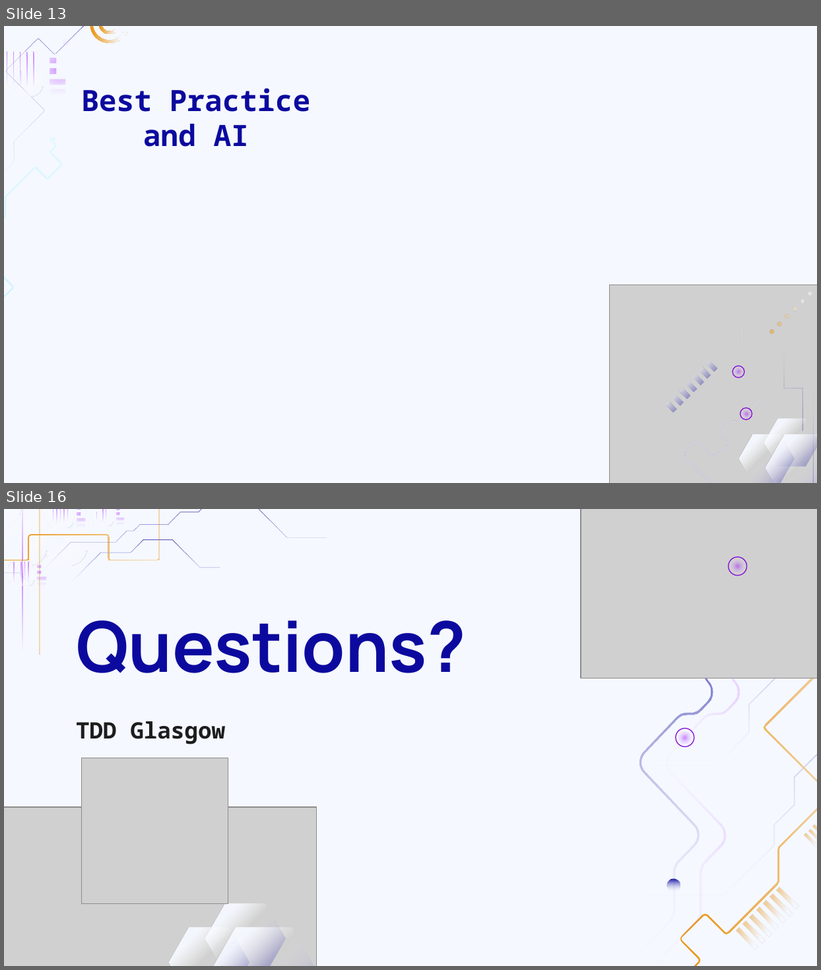
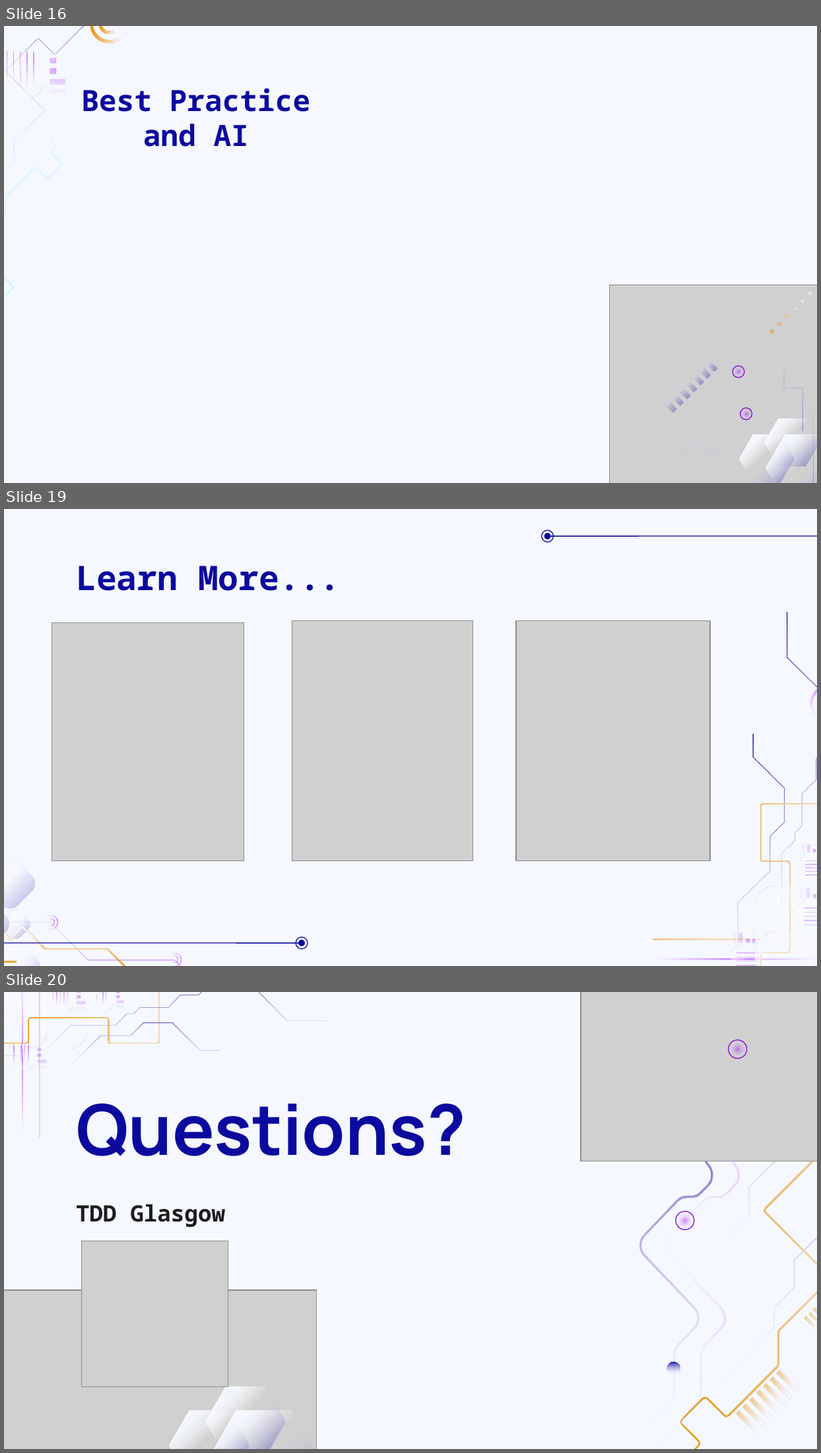
Before and after one commit to keithharrisonuk/Presentations, a slide deck: Software Development Best Practices Talk/Best Practice Talk.odp. Shown one above the other, each under a label of ours: slides 13 and 16 before the commit, slides 16, 19 and 20 after it; the slides between them are not shown. The pictures are 821x970 and 821x1453 pixels, drawn with LibreOffice and Linux fonts; fonts in the diff are those of the drawing; grey boxes stand for pictures; background and template pictures are left out. Boxes give left, top, right and bottom in pixels: in the first picture for what was removed or moved away, otherwise in the second. Text is boxed around its words. In the diff, an @@ line names an element or a change of style, - is before the commit and + after.

```diff
--- a/Software Development Best Practices Talk/Best Practice Talk.odp
+++ b/Software Development Best Practices Talk/Best Practice Talk.odp
@@ slide 19 added at (4, 509, 817, 966), background #F5F8FF @@
@@ ellipse added at (541, 530, 554, 543), outline #0C0A9E 0.74 pt @@
@@ ellipse added at (544, 533, 550, 539), fill #0C0A9E @@
@@ line added from (817, 536) to (550, 536), #0C0A9E 0.74 pt @@
@@ title added at (76, 566, 341, 591), 30 pt, text #0C0A9E, bold @@
+Learn More...
@@ picture added at (52, 623, 244, 861) @@
@@ picture added at (292, 621, 473, 861) @@
@@ picture added at (516, 621, 711, 861) @@
@@ group added at (571, 612, 817, 966): 29 freeform shapes @@
@@ group added at (4, 858, 308, 966): 10 freeform shapes, 2 ellipses, 1 line @@
@@ what was slide 13 is now slide 16 @@
@@ what was slide 16 is now slide 20 @@
```
Also in this commit, not shown: 9 slides changed, 5 other slides added, 2 slides removed.
